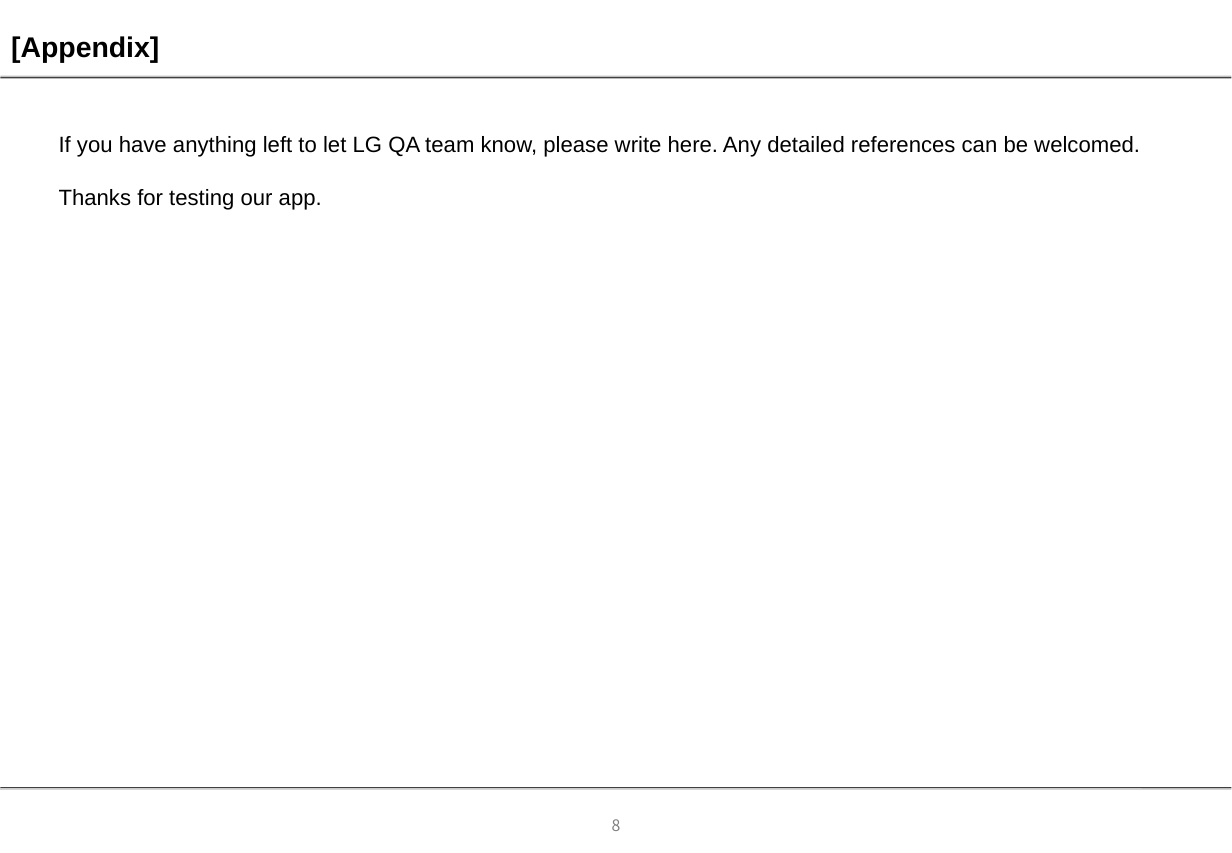
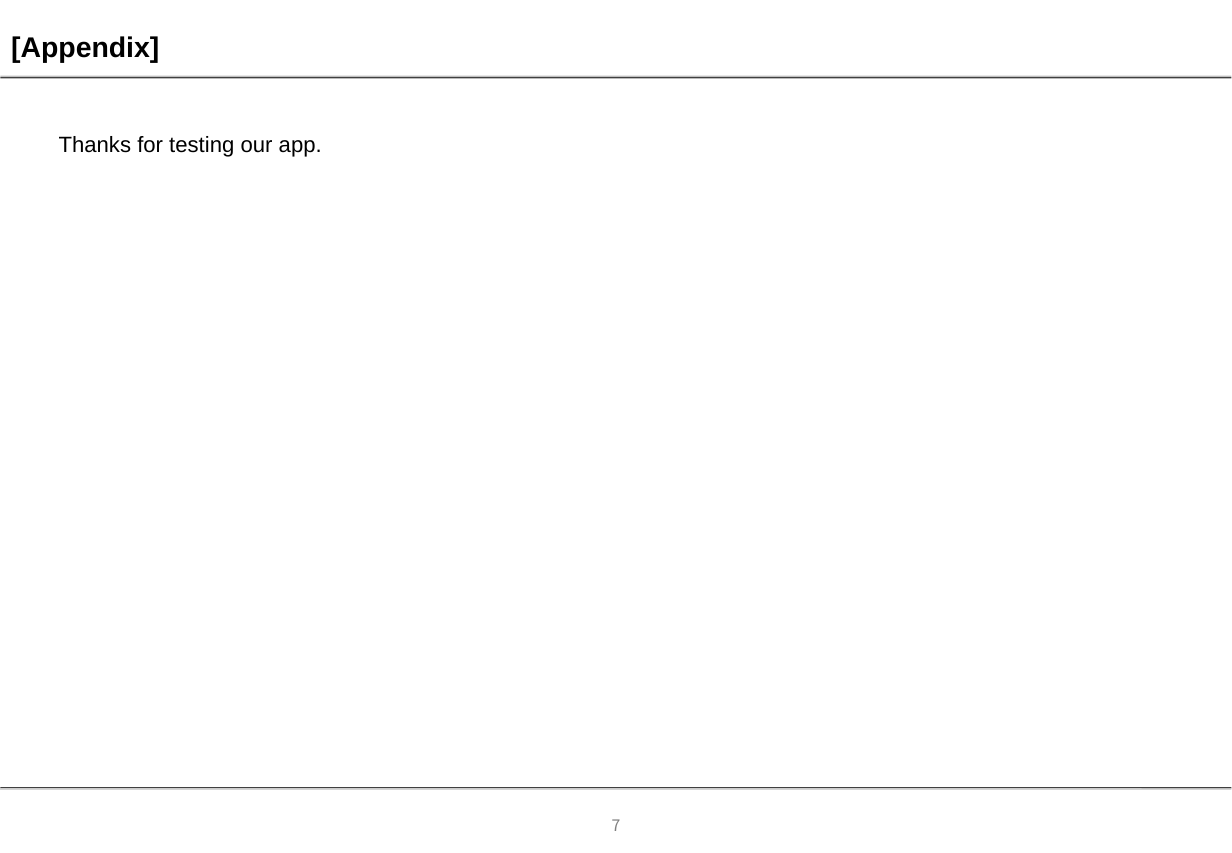
Before and after one commit to mervick/orangeeplayer, a slide deck: slide 7 of docs/documents for lg qa 3.0/app_description_3 0.ppt (slide 8 before the commit). Drawn at 1232x853 pixels with LibreOffice and Linux fonts; fonts in the diff are those of the drawing; background and template pictures are left out. Boxes give left, top, right and bottom in pixels: in the first picture for what was removed or moved away, otherwise in the second. Text is boxed around its words. In the diff, an @@ line names an element or a change of style, - is before the commit and + after.

```diff
--- a/docs/documents for lg qa 3.0/app_description_3 0.ppt
+++ b/docs/documents for lg qa 3.0/app_description_3 0.ppt
@@ text at [59, 136, 1140, 157]: paragraph removed @@
-If you have anything left to let LG QA team know, please write here. Any detailed references can be welcomed.
@@ page number at [612, 819, 621, 831]: text changed @@
-8
+7
```
Also in this commit, not shown: 5 other slides changed, 1 slide removed.
